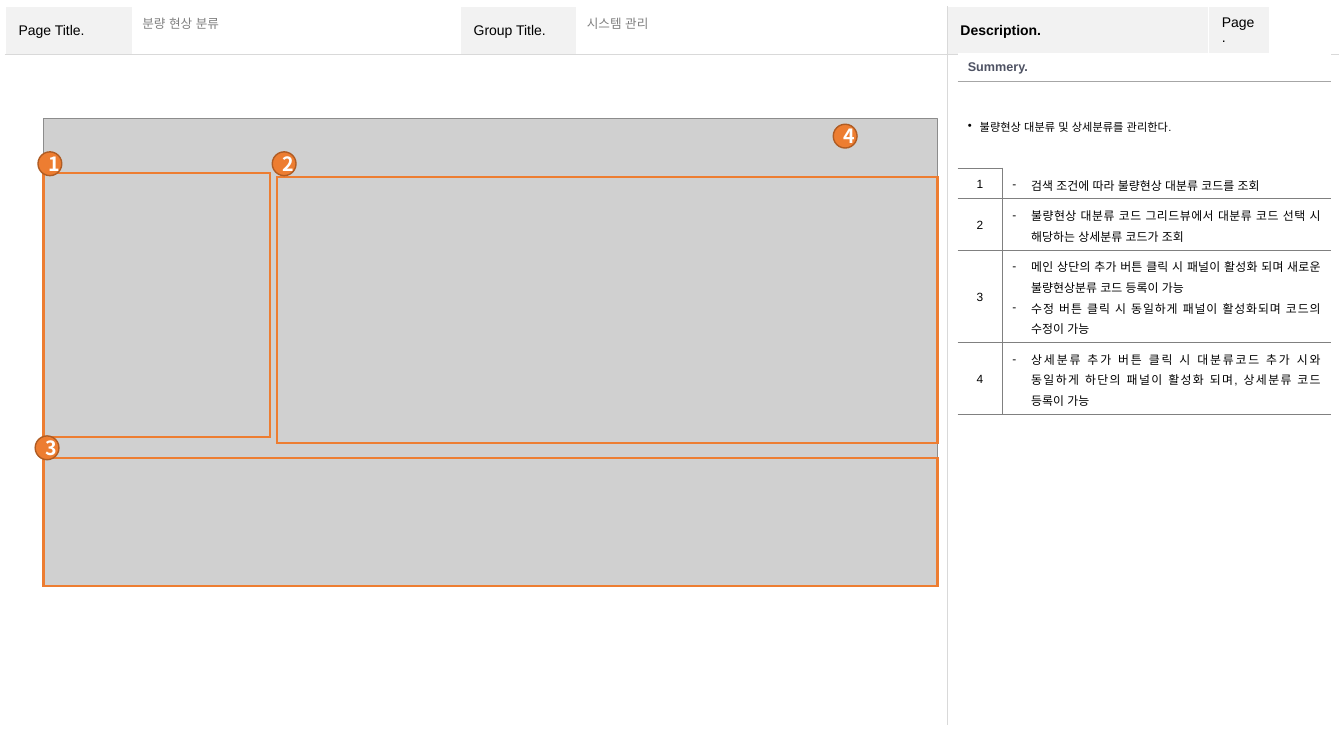
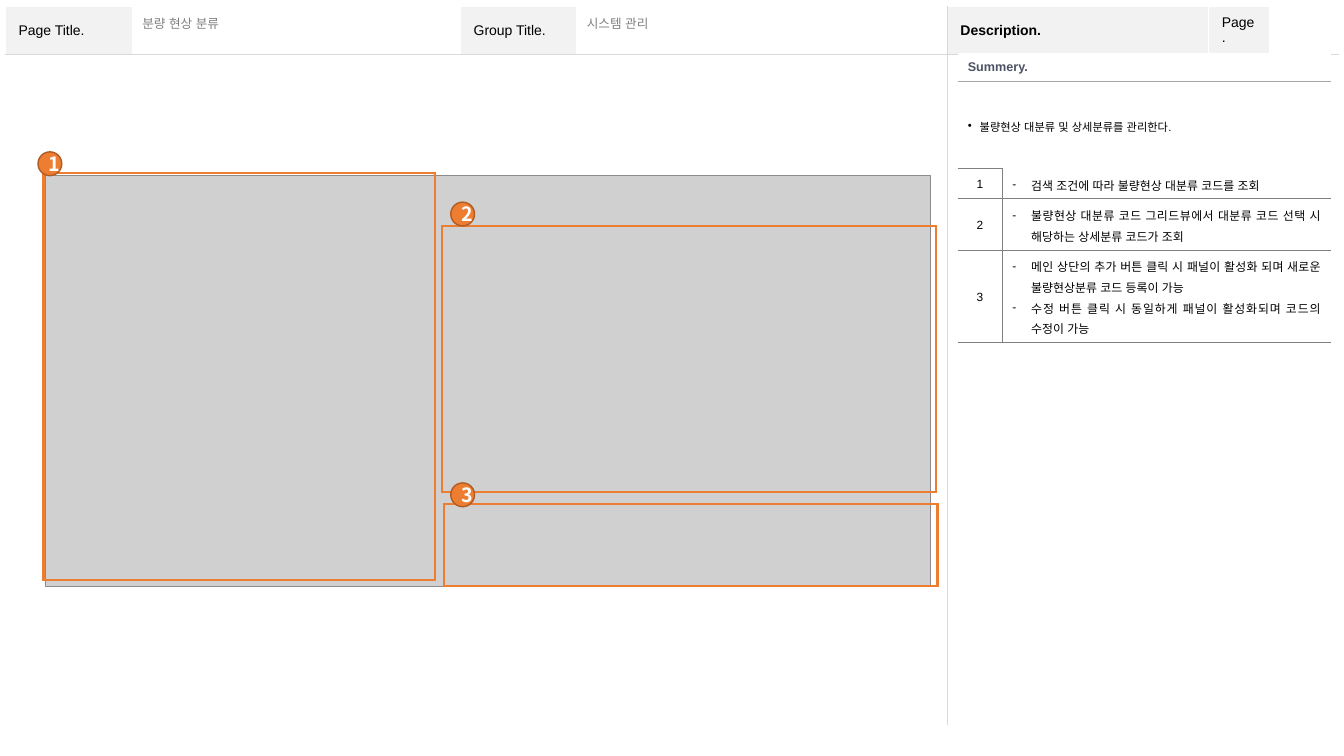
Before and after one commit to YJY1512/GoodeeTeamProject2, a slide deck: slide 7 of Team2 화면설계서.pptx (slide 6 before the commit). Drawn at 1344x756 pixels with LibreOffice and Linux fonts; fonts in the diff are those of the drawing; grey boxes stand for pictures. Boxes give left, top, right and bottom in pixels: in the first picture for what was removed or moved away, otherwise in the second. Text is boxed around its words. In the diff, an @@ line names an element or a change of style, - is before the commit and + after.

```diff
--- a/Team2 화면설계서.pptx
+++ b/Team2 화면설계서.pptx
@@ table at bbox=[958, 52, 1331, 338] @@
-row 6: 4 | 상세분류 추가 버튼 클릭 시 대분류코드 추가 시와 동일하게 하단의 패널이 활성화 되며, 상세분류 코드 등록이 가능
@@ ellipse removed at bbox=[834, 124, 858, 148] @@
-4
@@ rectangle: place and size @@
-rectangle at bbox=[43, 173, 270, 438]
+rectangle at bbox=[43, 173, 435, 581]
@@ picture: place and size @@
-picture at bbox=[43, 119, 938, 586]
+picture at bbox=[45, 175, 931, 586]
@@ ellipse "2": place and size @@
-ellipse "2" at bbox=[272, 152, 296, 176]
+ellipse "2" at bbox=[451, 203, 475, 227]
@@ rectangle: place and size @@
-rectangle at bbox=[277, 177, 938, 444]
+rectangle at bbox=[443, 226, 937, 492]
@@ rectangle: place and size @@
-rectangle at bbox=[43, 459, 938, 587]
+rectangle at bbox=[445, 504, 939, 586]
@@ ellipse "3": place and size @@
-ellipse "3" at bbox=[35, 436, 59, 460]
+ellipse "3" at bbox=[451, 483, 475, 507]
```
Also in this commit, not shown: 11 other slides changed, 1 slide added, 1 slide removed, 8 other files.
